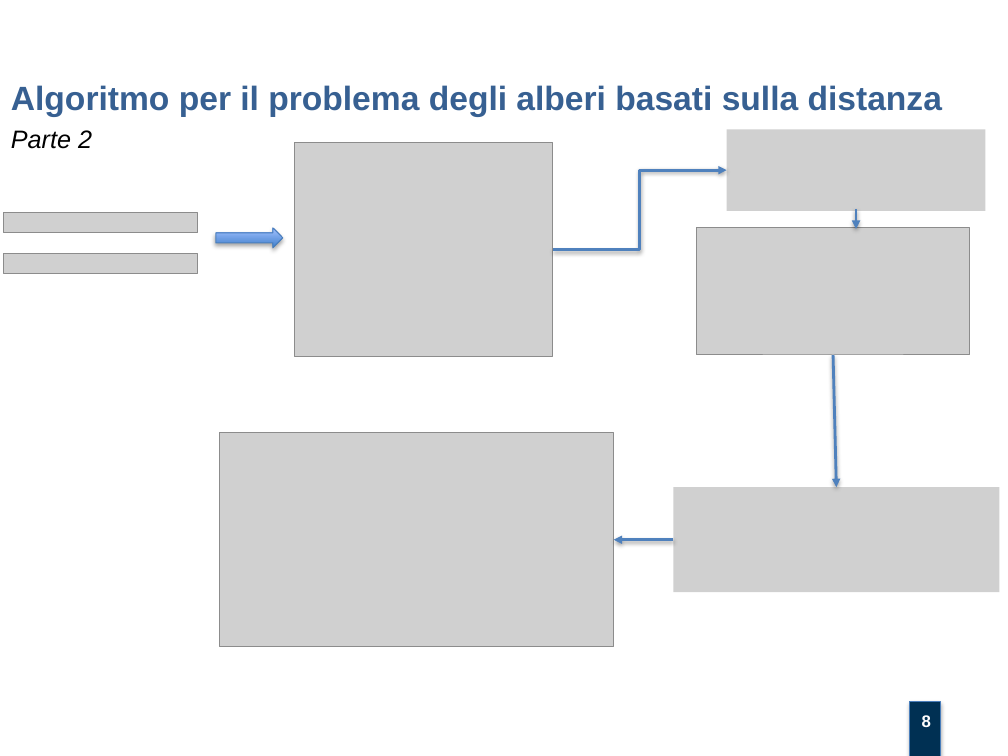
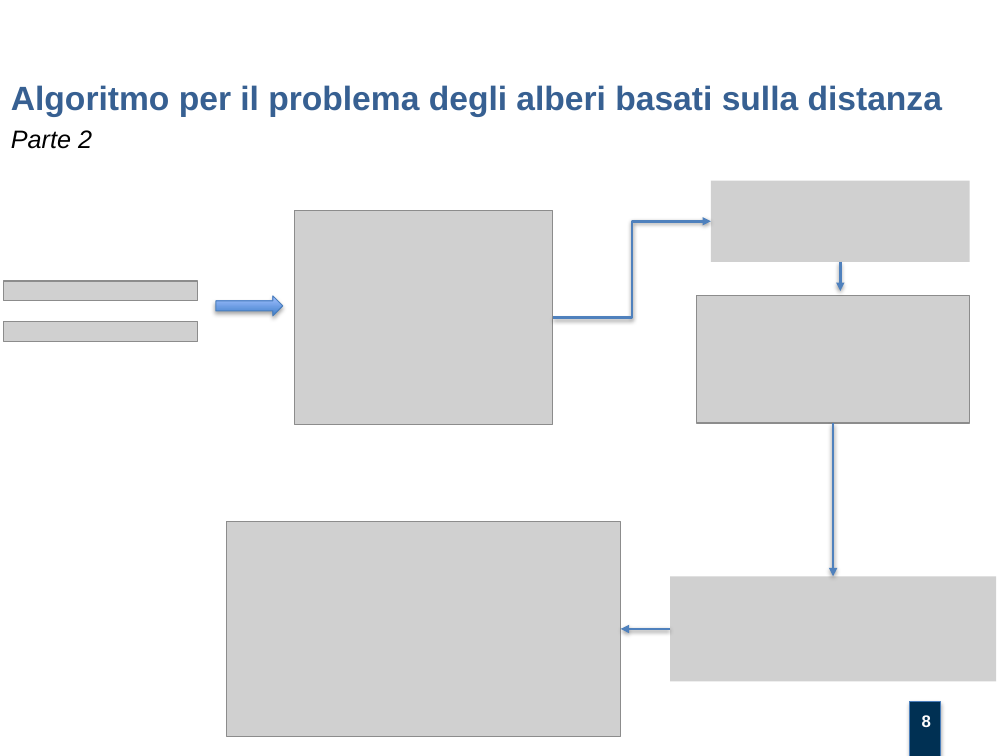
Before and after one commit to mtortoli/Thesis, a slide deck: slide 8 of Discussione Laurea/Slides v.1.0.pptx. Drawn at 1008x756 pixels with LibreOffice and Linux fonts; fonts in the diff are those of the drawing; grey boxes stand for pictures; background and template pictures are left out. Boxes give left, top, right and bottom in pixels: in the first picture for what was removed or moved away, otherwise in the second. Text is boxed around its words. In the diff, an @@ line names an element or a change of style, - is before the commit and + after.

```diff
--- a/Discussione Laurea/Slides v.1.0.pptx
+++ b/Discussione Laurea/Slides v.1.0.pptx
@@ picture: place and size @@
-picture at (727,129,986,211)
+picture at (711,180,970,262)
@@ elbow arrow moved from (553, 249) - (727, 170) to (553, 318) - (711, 222) @@
@@ arrow moved from (856, 209) - (856, 229) to (841, 262) - (841, 291) @@
@@ 4 pictures, 1 right arrow: place and size @@
-4 pictures, 1 right arrow at (3,142,970,357)
+4 pictures, 1 right arrow at (3,210,970,424)
@@ arrow moved from (833, 355) - (837, 487) to (833, 423) - (833, 577) @@
@@ picture: place and size @@
-picture at (220,432,614,647)
+picture at (227,522,621,737)
@@ picture: place and size @@
-picture at (673,487,1000,592)
+picture at (670,577,997,681)
@@ arrow moved from (673, 539) - (614, 539) to (670, 629) - (621, 629) @@
```
Also in this commit, not shown: 7 other slides changed, 2 slides removed, 1 other file.
